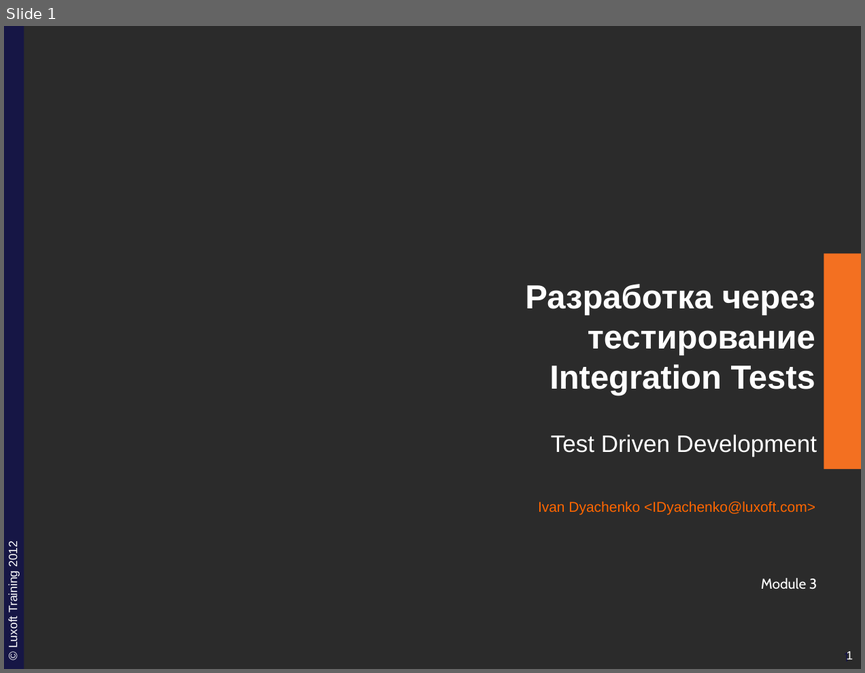
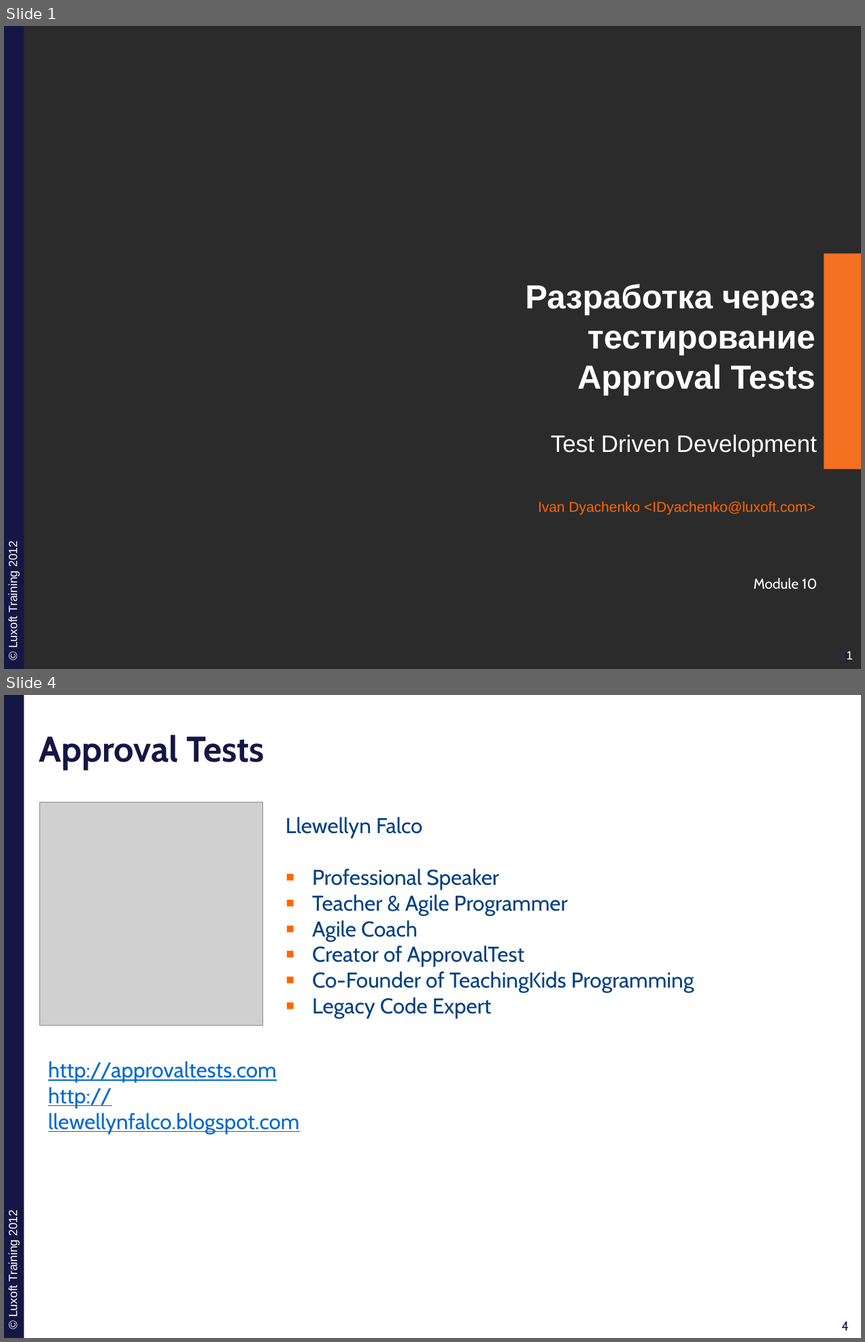
Before and after one commit to ivan-dyachenko/Trainings, a slide deck: Test Driven Development/materials/pptx/10. TDD-Approval.pptx. Shown one above the other, each under a label of ours: slide 1 before the commit, slides 1 and 4 after it; the slides between them are not shown. The pictures are 865x673 and 865x1342 pixels, drawn with LibreOffice and Linux fonts; fonts in the diff are those of the drawing; grey boxes stand for pictures; background and template pictures are left out; a plain dark background stands for a picture behind light text. Boxes give left, top, right and bottom in pixels: in the first picture for what was removed or moved away, otherwise in the second. Text is boxed around its words. In the diff, an @@ line names an element or a change of style, - is before the commit and + after.

```diff
--- a/Test Driven Development/materials/pptx/10. TDD-Approval.pptx
+++ b/Test Driven Development/materials/pptx/10. TDD-Approval.pptx
@@ slide 4 added at [4,695,861,1338], background #FFFFFF; not listed: 4 template elements that a slide beside it also shows @@
@@ title added at [39,734,264,770], 30 pt, text #161645, bold @@
+Approval Tests
@@ picture added at [40,802,263,1025] @@
@@ rectangle added at [275,802,825,1030], fill #FFFFFF, outline #FFFFFF 2 pt, 18 pt, text #004080 @@
+Llewellyn Falco
+▪ Professional Speaker
+▪ Teacher & Agile Programmer
+▪ Agile Coach
+▪ Creator of ApprovalTest
+▪ Co-Founder of TeachingKids Programming
+▪ Legacy Code Expert
@@ text added at [48,1061,300,1134], 18 pt, text #0068D2, underline @@
+http://approvaltests.com
+http://llewellynfalco.blogspot.com
@@ slide 1 changed as well @@
@@ title at [525,284,815,395]: text changed @@
-Разработка через тестирование
-Integration Tests
+Разработка через тестирование
+Approval Tests
@@ text at [753,577,817,589]: text changed @@
-Module 3
+Module 10
```
Also in this commit, not shown: 1 other slide changed, 21 other slides added, 1 slide removed, 13 other files.
